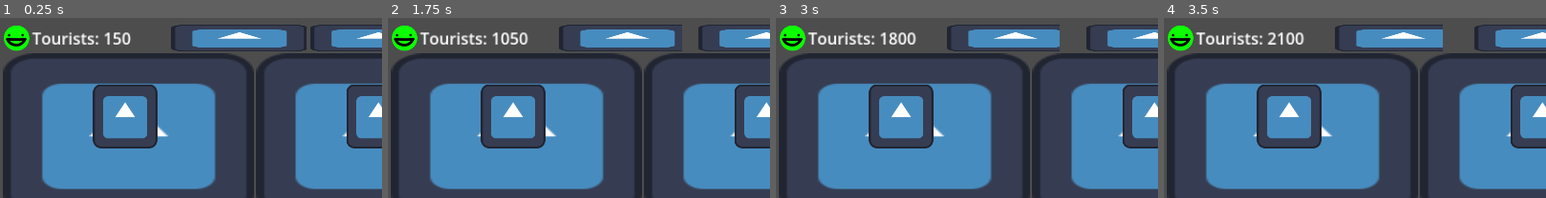
Above: before the commit, frames 1-4 (left to right).
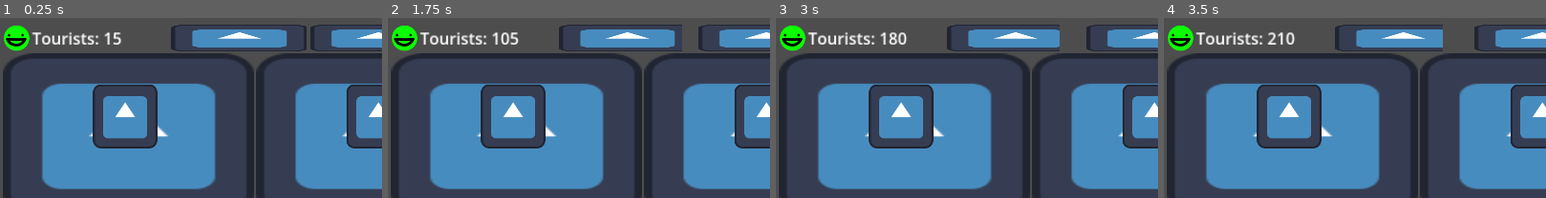
Above: after the commit, the same moments.

Repository: daniel-macias/energy-game
Game: Godot game, scene res://scenes/game.tscn
Two runs of this game, one before a commit and one after it. Both use one fixed random seed, a clock stepped at 60 frames per second and the inputs below. The engine's default icon, where the game draws it, is replaced by a stand-in: a white triangle on a blue panel in a dark square.
Inputs (mouse positions are % of the whole screen's width and height, from its top left):
- Up to frame 1 (0.25 s): no input
- Up to frame 2 (1.75 s): click "City" at 0.5 s; click (16, 27) at 1.27 s
- Up to frame 3 (3 s): click "City" at 2 s; click (16, 27) at 2.77 s
- Up to frame 4 (3.5 s): no input
The pictures show only the part of the screen within x 0-50%, y 0-50%; the shares and areas given below are measured in that part.

The runs differ from the first frame. In frame 1, 0.1% of the frame differs, in the area x 31-35%, y 7-15%; in frame 2, 0.1%, in the area x 34-37%, y 7-15%; in frame 3, 0.1%; in frame 4, 0.1%.

Commit message:
lerp added to tourists, works fine

Diff:
--- a/scripts/GameManager.gd
+++ b/scripts/GameManager.gd
@@ -4,7 +4,7 @@
 var happiness = 100  # 0 to 100
 var tourists = 0  # 0 to infinity
 var wattage = 100  # 0 to 100 (current wattage usage as a percentage of capacity)
-var wattage_capacity = 10000  # Max wattage capacity (can be increased with upgrades)
+var wattage_capacity = 1000  # Max wattage capacity (can be increased with upgrades)
 var cleanliness = 100  # 0 to 100
 var money = 1000
 var cost = 0
@@ -77,10 +77,11 @@
 	var happiness_factor = happiness / 100.0  # Normalize happiness to 0-1
 	var adjustment = lerp(-1.0, 1.0, happiness_factor)  # Gradual adjustment based on happiness
 
-	if happiness < 50:
-		update_tourists(-int((50 - happiness) / 5 * happiness_to_tourists_multiplier))  # Increase the rate of departure
-	else:
-		update_tourists(int(happiness / 10 * happiness_to_tourists_multiplier))  # Slower increase when happiness is above 50
+	if adjustment < 0:  # If happiness is low, decrease tourists
+		update_tourists(int(adjustment * 5 * happiness_to_tourists_multiplier))
+	else:  # If happiness is high, increase tourists
+		update_tourists(int(adjustment * happiness_to_tourists_multiplier))
+
 
 # Calculate wattage usage based on tourists with Lerp
 func calculate_wattage_usage():
@@ -92,6 +93,11 @@
 	var happiness_adjustment = lerp(-1.0, 1.0, wattage_factor)  # Gradual adjustment based on wattage
 	update_happiness(happiness_adjustment * cleanliness_to_happiness_multiplier)
 
+# New function to calculate cleanliness based on other factors
+func calculate_cleanliness_factors():
+	# Placeholder for future logic
+	pass
+
 # Process function to handle updates over time
 func _process(delta):
 	update_cleanliness(-0.1 * delta)  # Decrease cleanliness over time
@@ -100,6 +106,7 @@
 	calculate_happiness_based_on_cleanliness()
 	calculate_tourists_based_on_happiness()
 	calculate_wattage_usage()
+	calculate_cleanliness_factors()
 
 # Save and Load functions
 func save_game():
